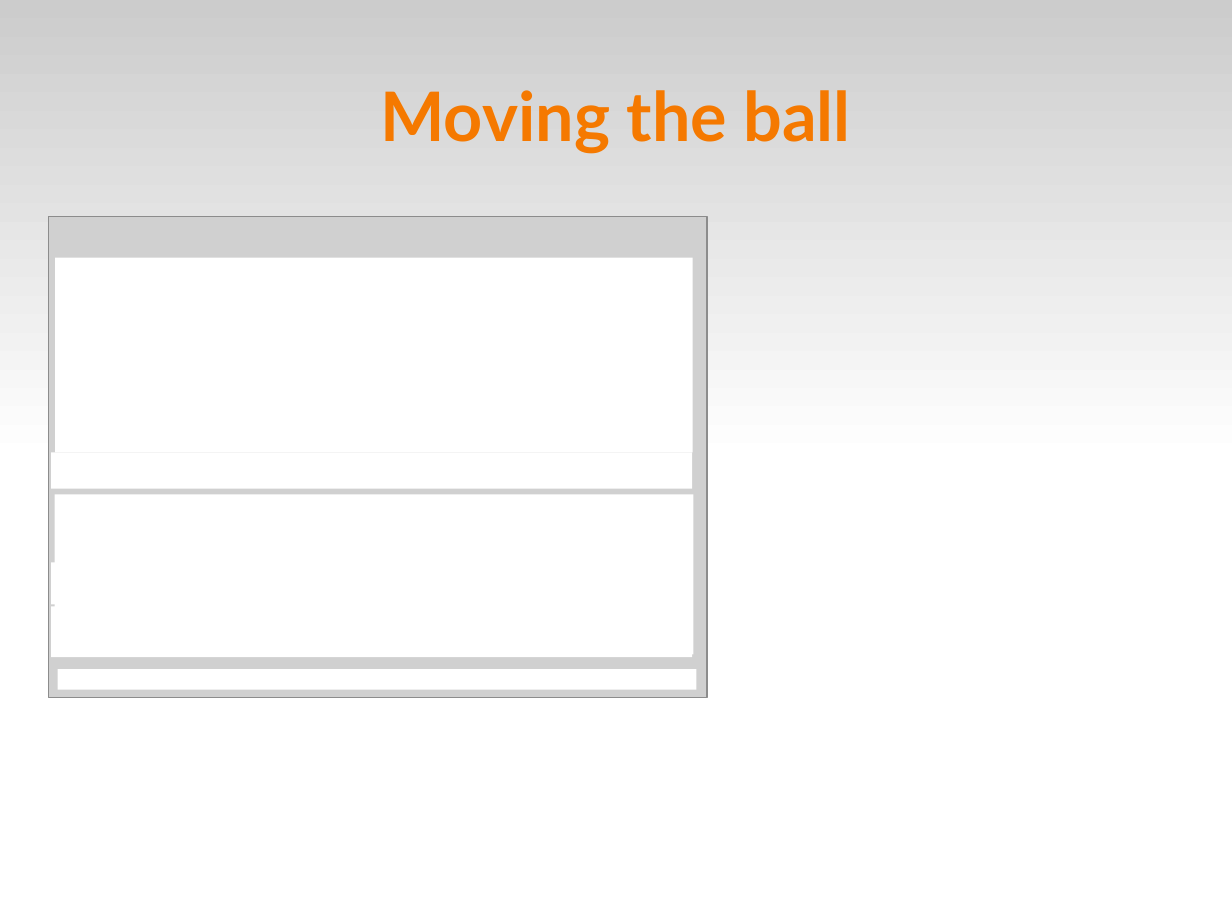
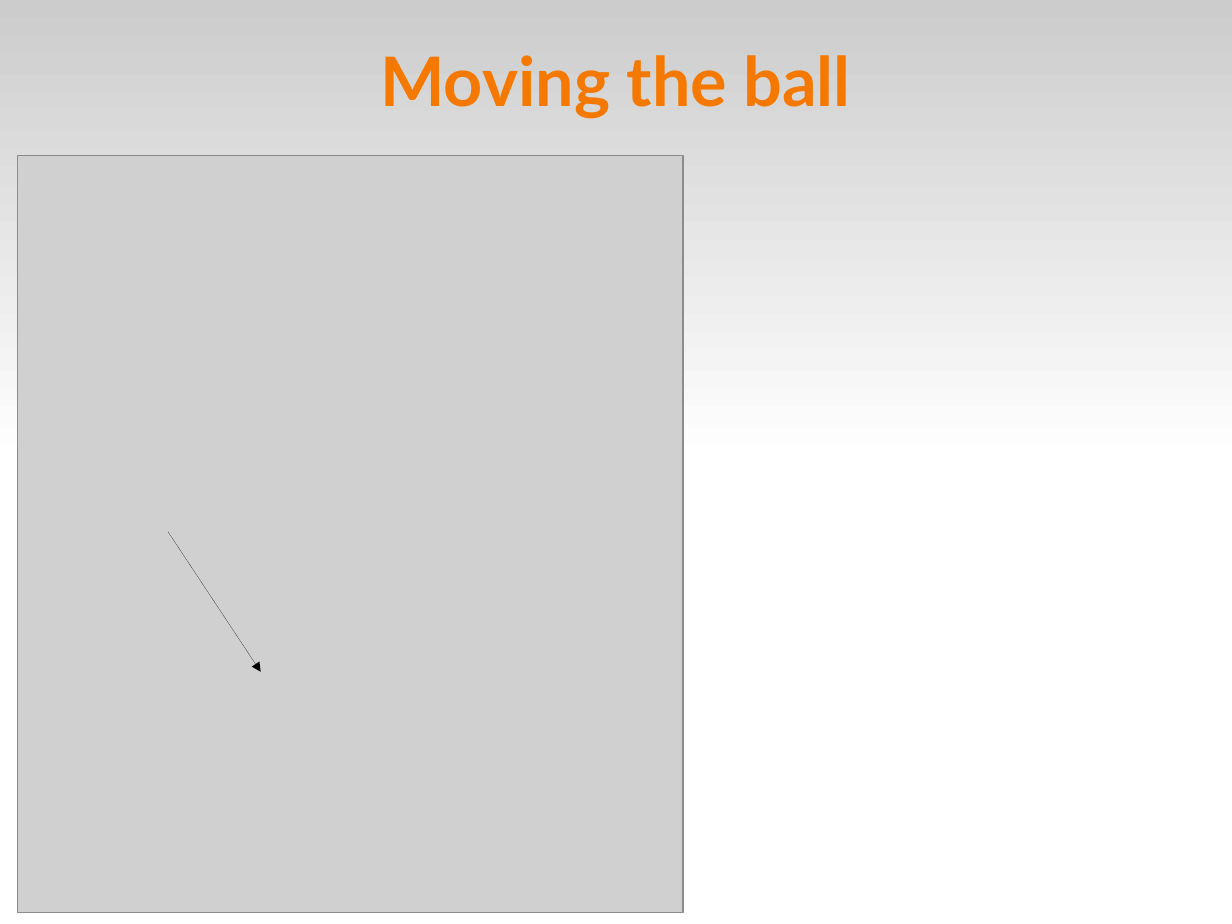
Before and after one commit to fsantanna-no/ceu-docs, a slide deck: slide 26 of ceu_curryon-expanded.odp (slide 46 before the commit). Drawn at 1232x924 pixels with LibreOffice and Linux fonts; fonts in the diff are those of the drawing; grey boxes stand for pictures. Boxes give left, top, right and bottom in pixels: in the first picture for what was removed or moved away, otherwise in the second. Text is boxed around its words. In the diff, an @@ line names an element or a change of style, - is before the commit and + after.

```diff
--- a/ceu_curryon-expanded.odp
+++ b/ceu_curryon-expanded.odp
@@ title "Moving the ball" moved from (x1=380, y1=90, x2=851, y2=154) to (x1=380, y1=55, x2=851, y2=119) @@
@@ picture resized from (x1=48, y1=217, x2=708, y2=698) to (x1=17, y1=155, x2=683, y2=912) @@
@@ rectangle removed at (x1=55, y1=258, x2=692, y2=453) @@
@@ rectangle removed at (x1=51, y1=453, x2=693, y2=489) @@
@@ rectangle removed at (x1=55, y1=494, x2=694, y2=654) @@
@@ arrow added from (168, 532) to (260, 672), #000000 0 pt @@
@@ rectangle removed at (x1=51, y1=562, x2=693, y2=605) @@
@@ rectangle removed at (x1=51, y1=607, x2=693, y2=657) @@
@@ rectangle removed at (x1=57, y1=670, x2=696, y2=690) @@
```
Also in this commit, not shown: 52 other slides changed, 6 slides added, 5 slides removed, 2 other files.
